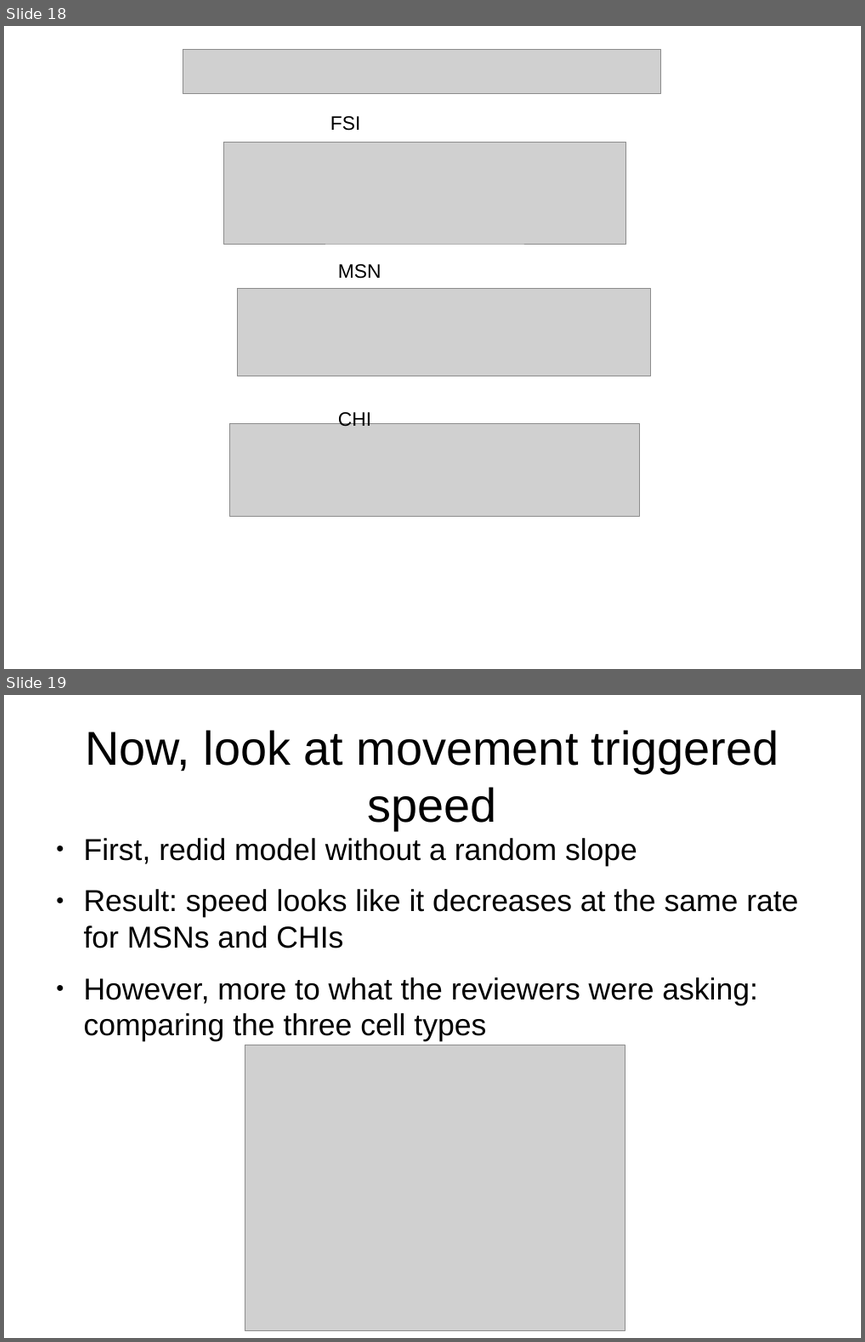
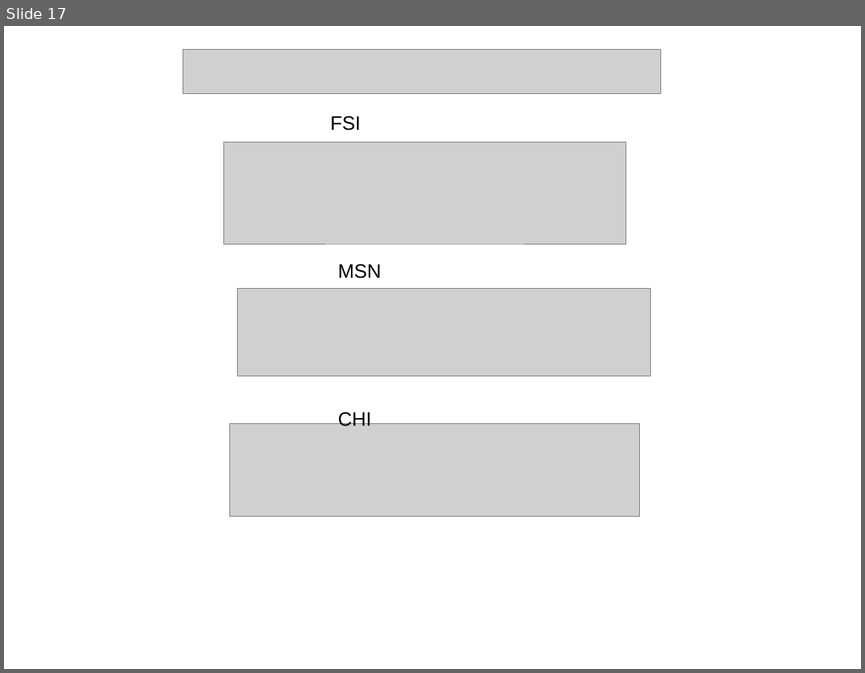
Before and after one commit to mfromano/micro-control, a slide deck: Schematics/figures_for_presentation_friday.odp. Shown one above the other, each under a label of ours: slides 18 and 19 before the commit, slide 17 after it. The pictures are 865x1342 and 865x673 pixels, drawn with LibreOffice and Linux fonts; fonts in the diff are those of the drawing; grey boxes stand for pictures. Boxes give left, top, right and bottom in pixels: in the first picture for what was removed or moved away, otherwise in the second. Text is boxed around its words. In the diff, an @@ line names an element or a change of style, - is before the commit and + after.

```diff
--- a/Schematics/figures_for_presentation_friday.odp
+++ b/Schematics/figures_for_presentation_friday.odp
@@ slide 19 removed at [4, 695, 861, 1338], background #FFFFFF @@
@@ title removed at [85, 730, 778, 830] @@
-Now, look at movement triggered speed
@@ text removed at [84, 838, 798, 1042] @@
-● First, redid model without a random slope
-● Result: speed looks like it decreases at the same rate for MSNs and CHIs
-● However, more to what the reviewers were asking: comparing the three cell types
@@ picture removed at [245, 1045, 625, 1331] @@
@@ what was slide 18 is now slide 17 @@
```
Also in this commit, not shown: 3 slides changed, 5 slides added, 5 other slides removed, 10 other files.
